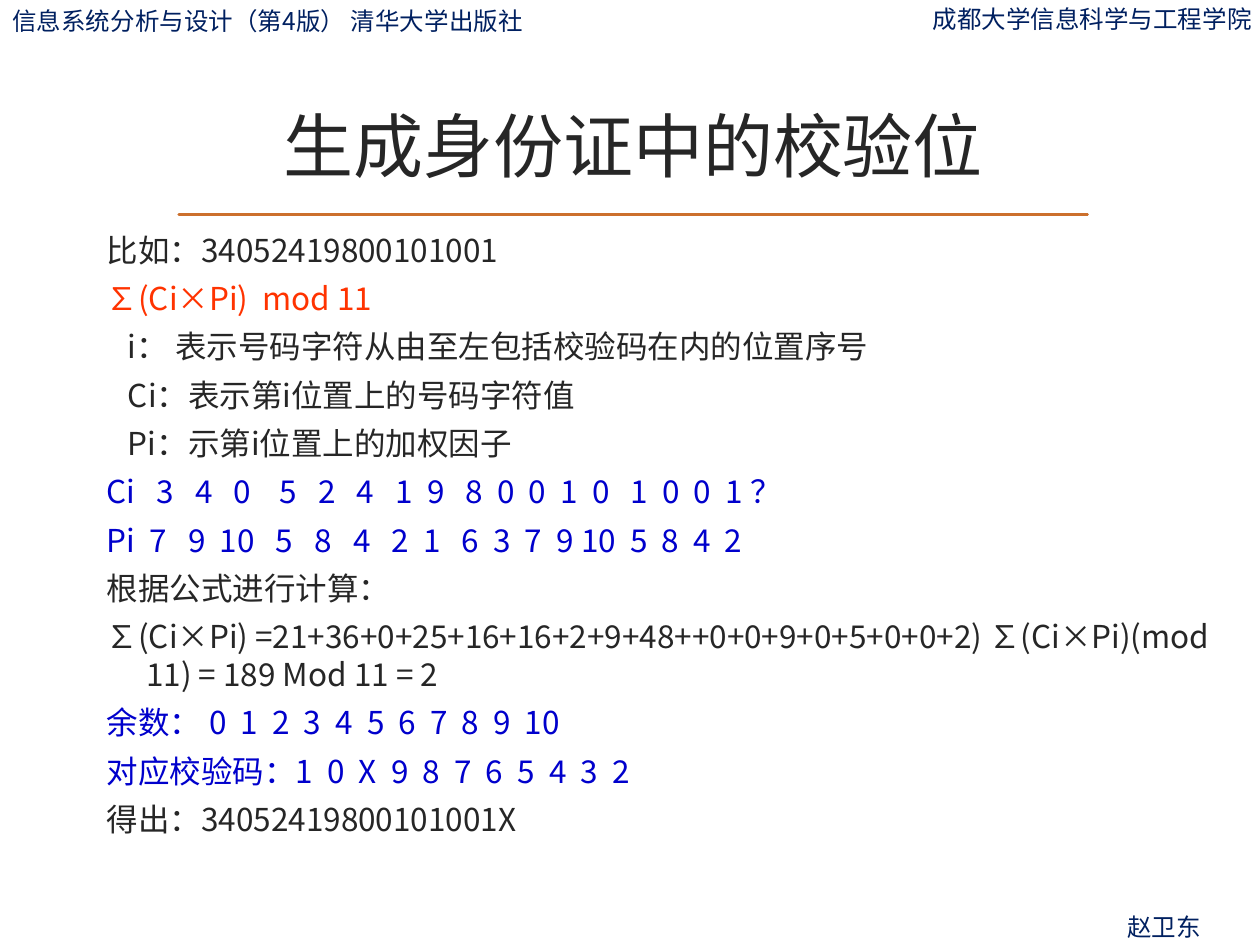
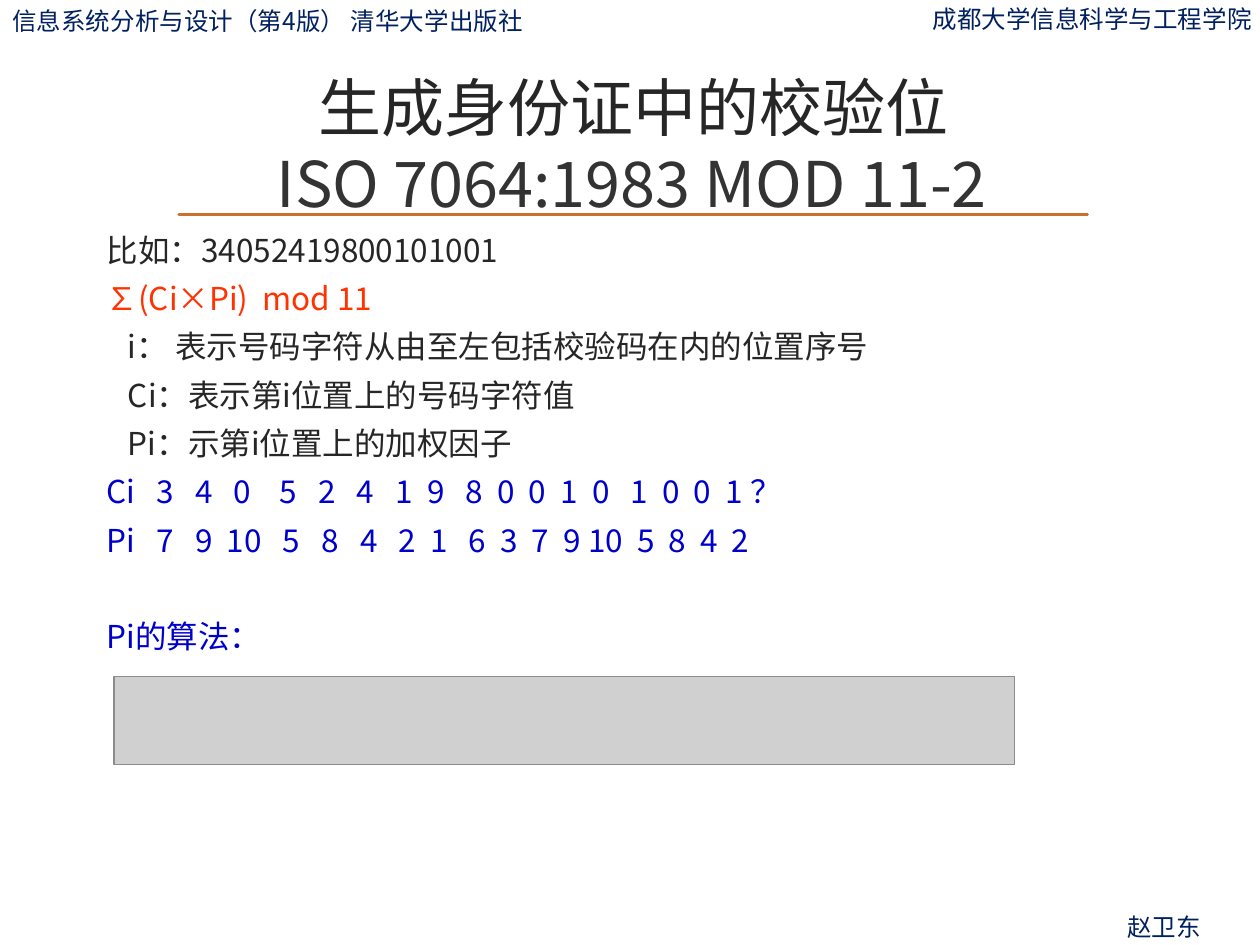
Before and after one commit to zwdcdu/is_analysis, a slide deck: slide 97 of ppt/第11章-系统详细设计.pptx. Drawn at 1260x945 pixels with LibreOffice and Linux fonts; fonts in the diff are those of the drawing; grey boxes stand for pictures; background and template pictures are left out. Boxes give left, top, right and bottom in pixels: in the first picture for what was removed or moved away, otherwise in the second. Text is boxed around its words. In the diff, an @@ line names an element or a change of style, - is before the commit and + after.

Commit message:
version1

```diff
--- a/ppt/第11章-系统详细设计.pptx
+++ b/ppt/第11章-系统详细设计.pptx
@@ title at (277,77,987,216): text changed; size 40 to 36 pt; font Cambria to Noto Sans CJK SC; text colour #262626 to #333333 @@
-生成身份证中的校验位
+生成身份证中的校验位
+ISO 7064:1983 MOD 11-2
@@ text at (107,621,262,651): text changed; text colour #262626 to #0000CC @@
-根据公式进行计算：
-∑(Ci×Pi) =21+36+0+25+16+16+2+9+48++0+0+9+0+5+0+0+2) ∑(Ci×Pi)(mod 11) = 189 Mod 11 = 2
-余数： 0 1 2 3 4 5 6 7 8 9 10
-对应校验码：1 0 X 9 8 7 6 5 4 3 2
-得出：34052419800101001X
+Pi的算法：
@@ picture added at (115,677,1014,765) @@
```
Also in this commit, not shown: 2 other slides changed, 1 slide added.
